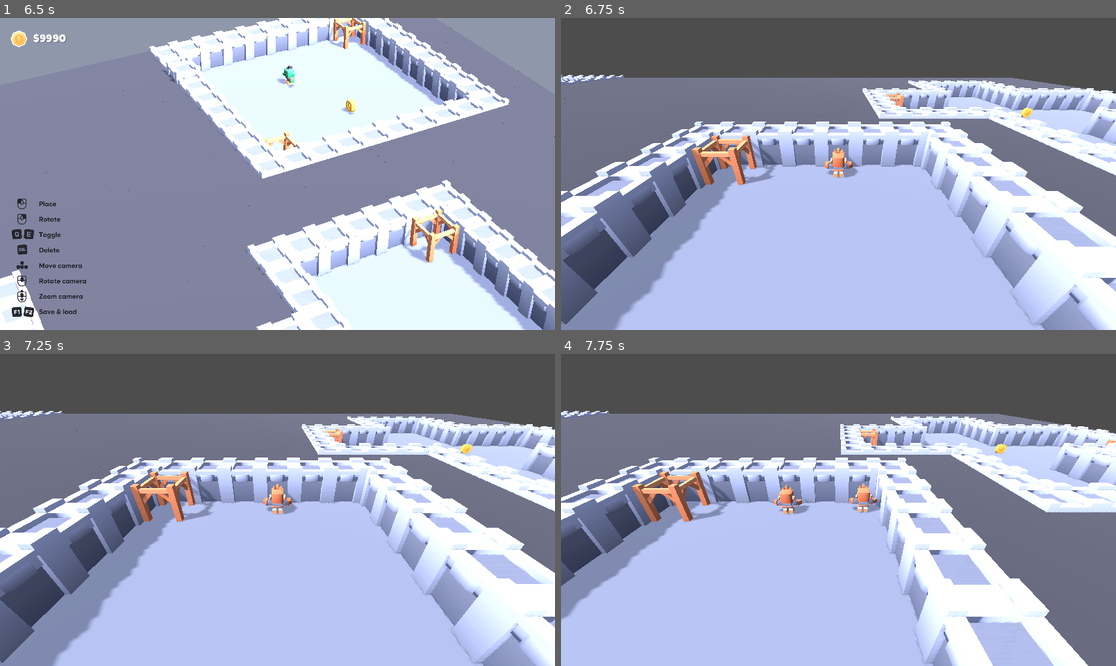
Above: before the commit, frames 1-4 (two rows, left to right).
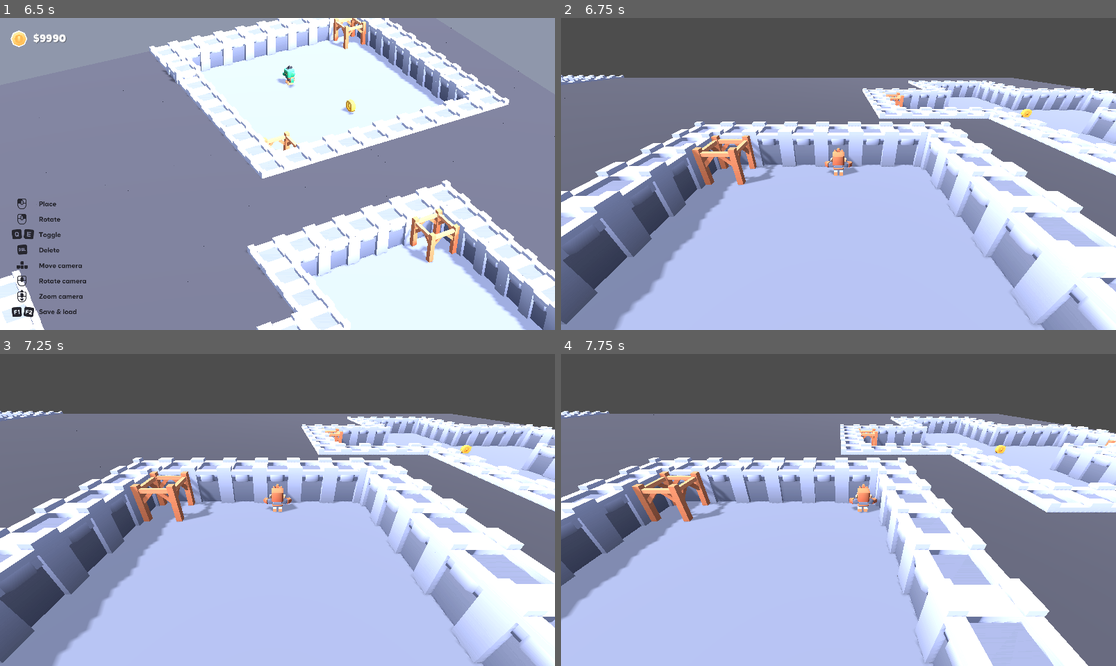
Above: after the commit, the same moments.

Repository: ufjf-gamelab/pcglab3d
Game: Godot game, scene res://scenes/main.tscn
Two runs of this game, one before a commit and one after it. Both use one fixed random seed, a clock stepped at 60 frames per second and the inputs below.
Inputs (mouse positions are in pixels of both pictures, inside the frame that each line leads up to):
- Up to frame 1 (6.5 s): tap Enter at 0.5 s; move the mouse to (399, 158) at 0.52 s; hold D (move_right) 0.53-1.28 s; click (399, 158) at 0.6 s; move the mouse to (166, 189) at 1.27 s; hold S (move_back) 1.28-2.03 s; tap F (camera_center) at 1.35 s; move the mouse to (333, 105) at 2.02 s; hold D (move_right) 2.03-2.78 s; hold Middle mouse button (camera_rotate) 2.03-2.78 s; move the mouse to (249, 236) at 2.77 s; hold W (move_forward) 2.78-3.53 s; tap Delete (demolish) at 2.85 s; move the mouse to (444, 220) at 3.52 s; hold G (generate_dungeon) 3.53-4.28 s; hold A (move_left) 3.53-5.03 s; move the mouse to (111, 127) at 4.27 s; right-click (111, 127) at 4.35 s; move the mouse to (305, 174) at 5.02 s; hold S (move_back) 5.03-5.78 s; tap E (structure_next) at 5.1 s; move the mouse to (194, 96) at 5.77 s; hold D (move_right) from 5.78 s (still down); tap Q (structure_previous) at 5.85 s
- Up to frame 2 (6.75 s): move the mouse to (960, 158) at 6.52 s; release D (move_right) at 6.53 s; hold W (move_forward) from 6.53 s (still down); hold Tab (toggle_mode) from 6.53 s (still down)
- Up to frame 3 (7.25 s): keep holding W (move_forward); keep holding Tab (toggle_mode)
- Up to frame 4 (7.75 s): move the mouse to (727, 525) at 7.27 s; release W (move_forward) at 7.28 s; release Tab (toggle_mode) at 7.28 s; hold D (move_right) from 7.28 s (still down); tap Mouse wheel up (zoom_in) at 7.35 s

Frame 1 is identical in both runs. In frame 2, 0.2% of the frame differs, in the area x 23-85%, y 28-52%; in frame 3, 0.2%; in frame 4, 0.4%, in the area x 14-100%, y 19-52%.

Commit message:
feat: recupera gridmap original voltando do game mode

Diff:
--- a/scripts/main.gd
+++ b/scripts/main.gd
@@ -25,6 +25,8 @@
 	if mode == Mode.PLAY:
 		update_player_camera(delta)
 
+var backup_cells = {}
+
 func spawn_play_objects_from_gridmap():
 	# Mapeamento dos IDs do GridMap para cenas reais
 	var tile_to_scene = {
@@ -34,24 +36,28 @@
 		6: preload("res://scenes/playable/player.tscn"),
 	}
 
-	# IDs que precisam ter chão
-	var needs_floor = [3, 4, 5, 6]
-
 	for cell in gridmap.get_used_cells():
 		# Captura ID da MeshLibrary naquele tile
 		var id = gridmap.get_cell_item(cell)
 
-		# Captura posicao local e converte para global
-		var local_pos = gridmap.map_to_local(cell)
-		var world_pos = gridmap.to_global(local_pos)
+		# Verifica se é um tile que necessita de instância
+		if tile_to_scene.has(id):
+			# Captura posicao local e converte para global
+			var local_pos = gridmap.map_to_local(cell)
+			var world_pos = gridmap.to_global(local_pos)
 
-		# Instacia objetos
-		if tile_to_scene.has(id):
+			# Instacia objetos
 			var obj = tile_to_scene[id].instantiate()
-			if id == 6:
-				obj.name = "Player"
+			match id:
+				3: obj.name = "Coin"
+				4: obj.name = "Enemy"
+				5: obj.name = "Portal"
+				6: obj.name = "Player"
 			world.add_child(obj)
 			obj.global_position = world_pos
+
+			backup_cells[cell] = id
+			gridmap.set_cell_item(cell, 2)
 
 func _ready():
 	enter_creation_mode()
@@ -62,6 +68,11 @@
 	else:
 		enter_creation_mode()
 
+func recover_gridmap():
+	for pos in backup_cells.keys():
+		gridmap.set_cell_item(pos, backup_cells[pos])
+	backup_cells = {}
+
 func enter_creation_mode():
 	mode = Mode.CREATION
 
@@ -70,7 +81,7 @@
 	for child in world.get_children():
 		child.queue_free()
 
-	gridmap.visible = true
+	recover_gridmap()
 
 	edit_camera.current = true
 	player_camera.current = false
@@ -85,8 +96,6 @@
 
 	builder.set_process(false)
 	spawn_play_objects_from_gridmap()
-
-	gridmap.visible = true
 
 	edit_camera.current = false
 	player_camera.current = true
